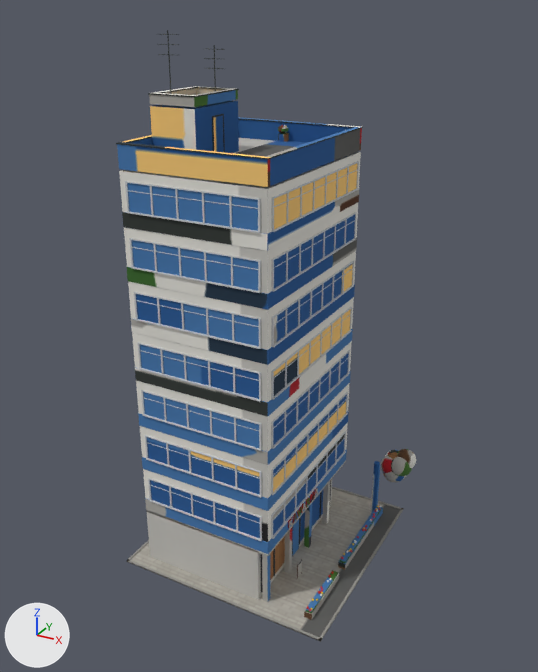
An edit to the glTF model openttd/media/baseset/decouple/objekty/mirne/dum_00_vysoky_0.glb, drawn before and after from the same camera.
Before and after are seen from a 50 mm lens placed at (27.4, -29.2, 33.2), pointed at (7.4, 7.1, 15.1). The lights are fixed; the arrows at lower left show +X, +Y and +Z. The older version comes first. Where no turn or scale is listed for an object, it has been applied to the vertices. Vertices at exactly the same position are counted once.

The older version as bpy lines, for what is in view:
```python
mat_atlas = bpy.data.materials.new('atlas')
mat_atlas.use_nodes = True; mat_atlas.node_tree.nodes.clear()
_N = mat_atlas.node_tree.nodes; _L = mat_atlas.node_tree.links
n0 = _N.new('ShaderNodeBsdfPrincipled'); n0.name = 'Principled BSDF'
n0.inputs[2].default_value = 1.0  # 'Roughness'
n1 = _N.new('ShaderNodeOutputMaterial'); n1.name = 'Material Output'
n2 = _N.new('ShaderNodeTexImage'); n2.name = 'Image Texture'
n2.image = img_dum_00_0_atlas
n3 = _N.new('ShaderNodeMapping'); n3.name = 'Mapping'
n3.inputs[1].default_value = (0.00225, -14.16, 0.0)  # 'Location'
n3.inputs[3].default_value = (15.79, 15.11, 1.0)  # 'Scale'
n4 = _N.new('ShaderNodeUVMap'); n4.name = 'UV Map'
n4.uv_map = 'UVMap'
_L.new(n0.outputs[0], n1.inputs[0])  # 'BSDF' to 'Surface'
_L.new(n2.outputs[0], n0.inputs[0])  # 'Color' to 'Base Color'
_L.new(n3.outputs[0], n2.inputs[0])  # 'Vector' to 'Vector'
_L.new(n4.outputs[0], n3.inputs[0])  # 'UV' to 'Vector'
me_mesh_0 = bpy.data.meshes.new('Mesh_0')
me_mesh_0.from_pydata(...)  # 6219 vertices, 10878 faces; spans x 0.0..14.6, y -14.7..0.0, z 0.0..32.2
me_mesh_0.materials.append(mat_atlas)
me_mesh_1 = bpy.data.meshes.new('Mesh_1')
me_mesh_1.from_pydata(...)  # 408 vertices, 204 faces; spans x 1.1..10.0, y -13.6..-2.1, z 0.4..24.9
me_mesh_1.materials.append(mat_atlas)
ob_mesh_0 = bpy.data.objects.new('Mesh_0', me_mesh_0)
ob_mesh_0.location = (0.41, 15.08, 0.0)
ob_mesh_1 = bpy.data.objects.new('Mesh_1', me_mesh_1)
ob_mesh_1.location = (0.41, 15.08, 0.0)
```
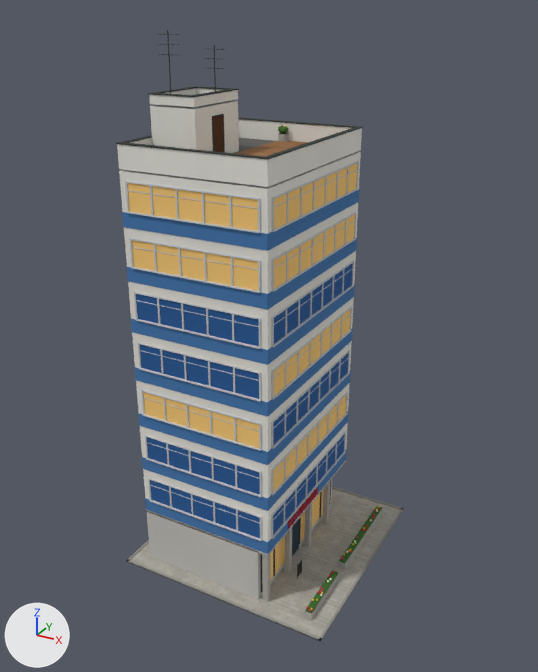
Where the newer file only moved an object's origin or applied its transform, the numbers keep the older frame.

Pixel boxes [x1, y1, x2, y2] of what changed, in the pictures (538 x 672 px; the box of a moved part takes in the faces that stretch with it):
'Mesh_0', surface changed, reshaped: before [116, 30, 416, 642]; after [116, 30, 404, 642]
'Mesh_1', surface changed: [127, 183, 356, 580] in both
part 1 of me_mesh_0, deleted: before [371, 449, 416, 513]
part 2 of me_mesh_0, moved or reshaped: [308, 502, 382, 563] in both
part 3 of me_mesh_0, surface changed: [117, 86, 400, 637] in both
part 4 of me_mesh_1, surface changed: [127, 183, 355, 580] in both

The change, as a diff of the scene's bpy script:
```diff
--- a/openttd/media/baseset/decouple/objekty/mirne/dum_00_vysoky_0.glb.py
+++ b/openttd/media/baseset/decouple/objekty/mirne/dum_00_vysoky_0.glb.py
@@ mat_atlas @@
 n3 = _N.new('ShaderNodeMapping'); n3.name = 'Mapping'
 n3.inputs[1].default_value = (0.00225, -14.16, 0.0)  # 'Location'
-n3.inputs[3].default_value = (15.79, 15.11, 1.0)  # 'Scale'
+n3.inputs[3].default_value = (15.89, 15.11, 1.0)  # 'Scale'
 n4 = _N.new('ShaderNodeUVMap'); n4.name = 'UV Map'
@@ me_mesh_0 @@
 # used by ob_mesh_0; location = (0.41, 15.08, 0.0)
-me_mesh_0.from_pydata(...)  # 6219 vertices, 10878 faces; spans x 0.0..14.6, y -14.7..0.0, z 0.0..32.2
+me_mesh_0.from_pydata(...)  # 4579 vertices, 7642 faces; spans x 0.0..14.0, y -14.7..-0.6, z 0.0..32.2
+# me_mesh_0 part 1: 11 loose pieces with 1640 vertices, spanning x 12.1..14.6, y -2.2..0.0, z 0.0..5.0, are deleted
+# me_mesh_0 part 2
+# 11 vertices are removed from x 10.0..12.8, y -8.5..-1.8, z 0.6..4.2
+# 106 faces are deleted
+# 13 vertices move within x 12.6..12.8, y -7.4..-1.9, z 0.6..0.7
+# 11 vertices are added at x 10.0..12.8, y -8.4..-1.9, z 0.6..4.2
+# 106 new faces join them
+# me_mesh_0 part 3: 985 kept faces spanning x 0.0..14.0, y -14.7..-0.6, z 0.0..29.1 get new texture (UV) coordinates
+# other edits to the shape of me_mesh_0 do not show in these pictures
 me_mesh_0.materials.append(mat_atlas)
@@ me_mesh_1 @@
 me_mesh_1.from_pydata(...)  # 408 vertices, 204 faces; spans x 1.1..10.0, y -13.6..-2.1, z 0.4..24.9
 # used by ob_mesh_1; location = (0.41, 15.08, 0.0)
+# me_mesh_1 part 4: texture (UV) coordinates of 62 of 204 faces, centred in x 1.1..10.0, y -13.6..-2.1, z 1.4..24.4, changed; they spanned u 0.0..0.06, v 0.94..0.99 and now span u 0.0..0.05, v 0.94..0.99
 me_mesh_1.materials.append(mat_atlas)
```
